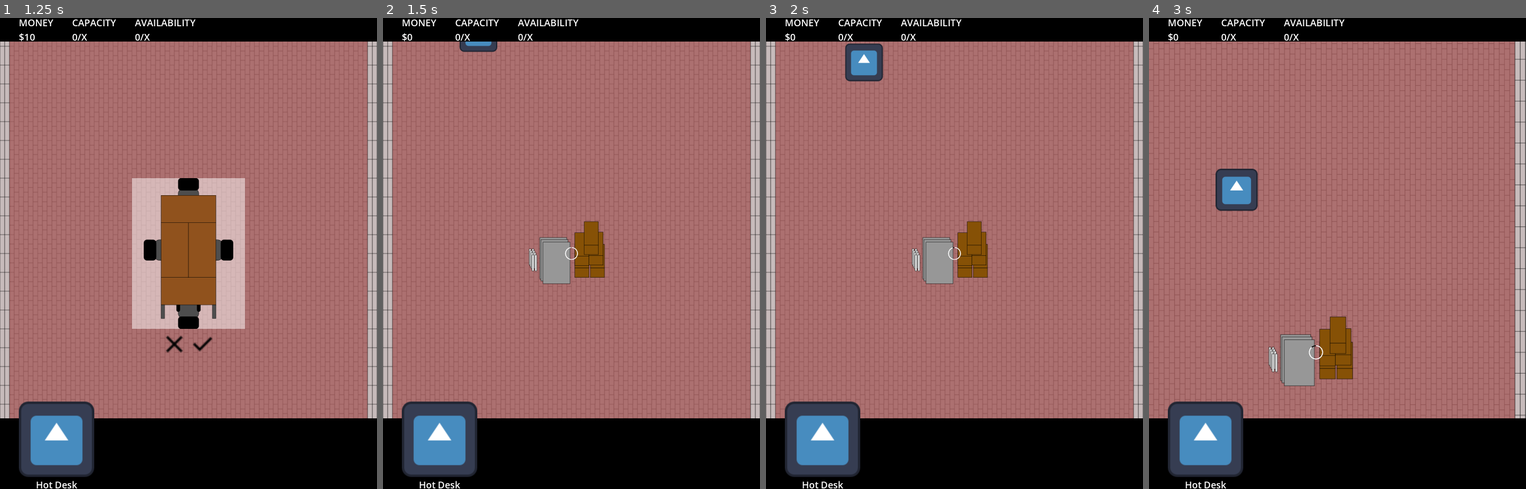
Above: before the commit, frames 1-4 (left to right).
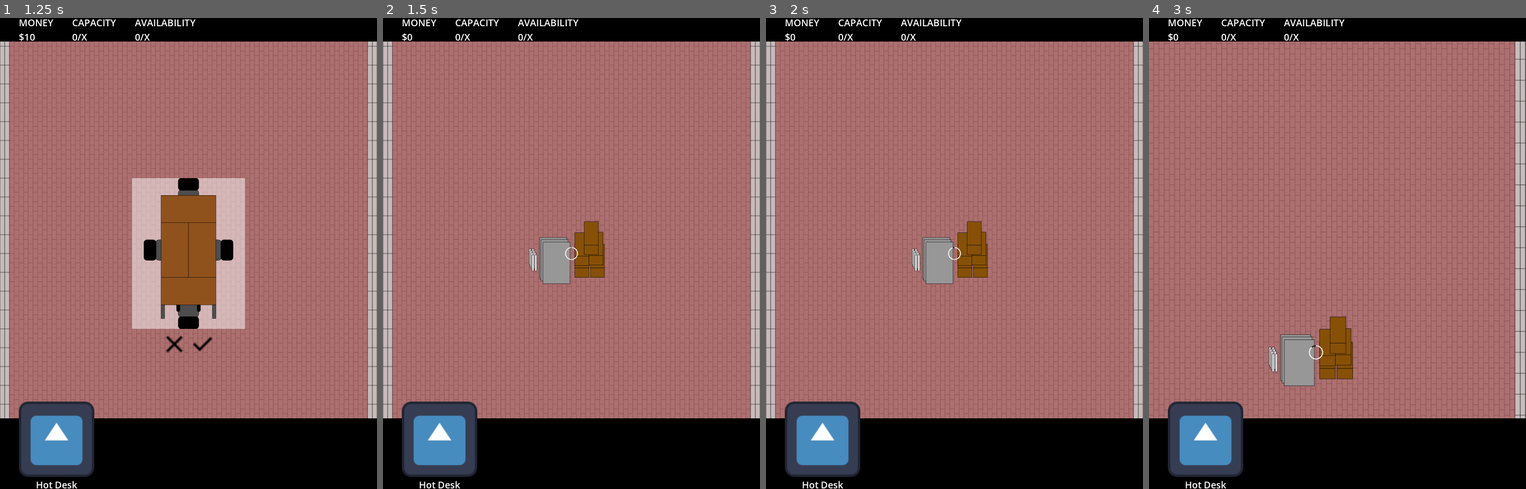
Above: after the commit, the same moments.

Repository: niels-hb/officie-godot
Game: Godot game, scene res://scenes/offices/basic_office_1/basic_office_1.tscn
Two runs of this game, one before a commit and one after it. Both use one fixed random seed, a clock stepped at 60 frames per second and the inputs below. The engine's default icon, where the game draws it, is replaced by a stand-in: a white triangle on a blue panel in a dark square.
Inputs (mouse positions are in pixels of both pictures, inside the frame that each line leads up to):
- Up to frame 1 (1.25 s): tap Enter at 0.5 s; drag from (56, 451) to (226, 149) at 0.52 s
- Up to frame 2 (1.5 s): click (586, 342) at 1.25 s
- Up to frame 3 (2 s): no input
- Up to frame 4 (3 s): drag from (1337, 253) to (1318, 347) at 2.02 s; move the mouse to (1375, 149) at 2.77 s; hold . (multi_swipe_down_right) from 2.78 s (still down); hold Mouse wheel up (pinch_outward) from 2.78 s (still down)

Frame 1 is identical in both runs. In frame 2, 0.2% of the frame differs, in the area x 20-31%, y 5-8%; in frame 3, 0.8%; in frame 4, 1.0%, in the area x 17-29%, y 32-41%.

Commit message:
Removed BaseStaff from BasicOffice1

Diff:
--- a/scenes/offices/basic_office_1/basic_office_1.tscn
+++ b/scenes/offices/basic_office_1/basic_office_1.tscn
@@ -1,8 +1,7 @@
-[gd_scene load_steps=4 format=3 uid="uid://cytl65caocmul"]
+[gd_scene load_steps=3 format=3 uid="uid://cytl65caocmul"]
 
 [ext_resource type="PackedScene" uid="uid://3c35bn7ceae0" path="res://scenes/offices/base_office/base_office.tscn" id="1_vaebx"]
 [ext_resource type="TileSet" uid="uid://byx4nt716g5ud" path="res://assets/backgrounds/background_1.tres" id="2_7sbss"]
-[ext_resource type="PackedScene" uid="uid://ciwnumcsg8yv2" path="res://scenes/staff/base_staff/base_staff.tscn" id="3_b5s6b"]
 
 [node name="BasicOffice1" instance=ExtResource("1_vaebx")]
 
@@ -10,6 +9,3 @@
 tile_set = ExtResource("2_7sbss")
 layer_0/tile_data = PackedInt32Array(131072, 0, 0, 196608, 0, 0, 262144, 0, 0, 327680, 0, 0, 393216, 0, 0, 458752, 0, 0 …(9837 unchanged characters)…
 layer_1/tile_data = PackedInt32Array(196608, 0, 5, 262144, 0, 5, 327680, 0, 5, 393216, 0, 5, 458752, 0, 5, 524288, 0, 5 …(1631 unchanged characters)…
-
-[node name="BaseStaff" parent="." index="4" instance=ExtResource("3_b5s6b")]
-position = Vector2(256, 256)
